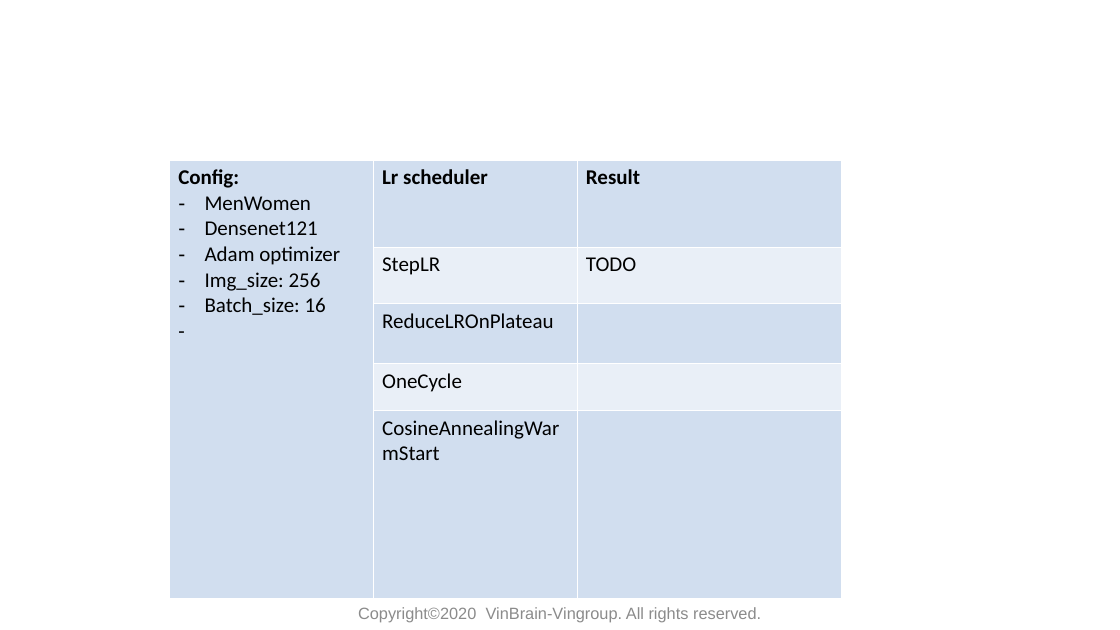
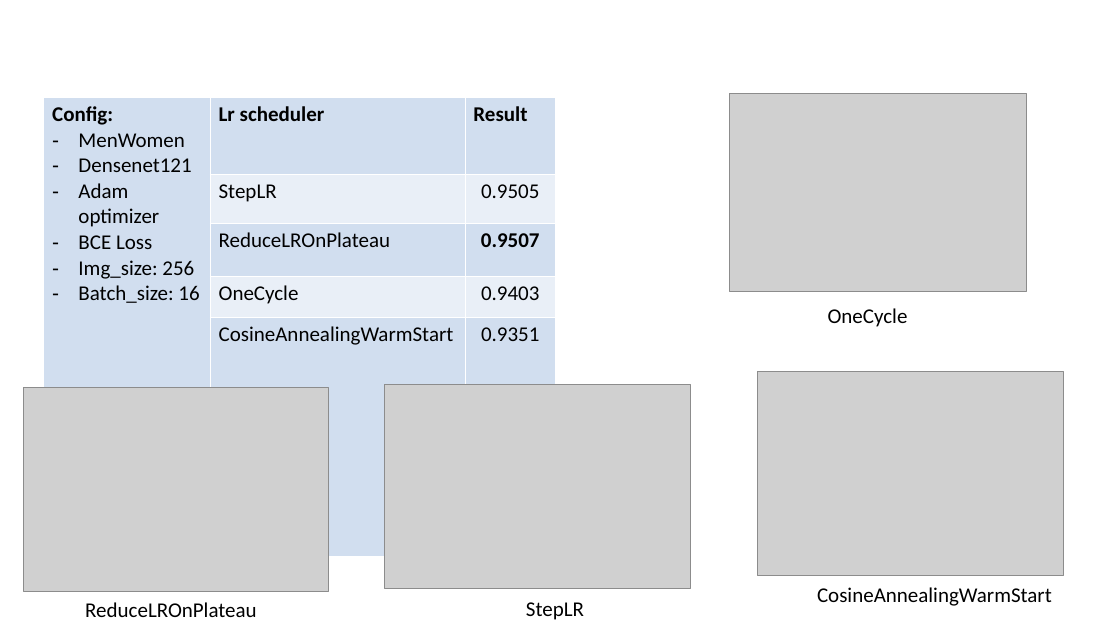
Before and after one commit to huyentls1114/vinbrain-internship, a slide deck: slide 16 of mid_term/mid_term_v2.pptx. Drawn at 1120x630 pixels with LibreOffice and Linux fonts; fonts in the diff are those of the drawing; grey boxes stand for pictures; background and template pictures are left out. Boxes give left, top, right and bottom in pixels: in the first picture for what was removed or moved away, otherwise in the second. Text is boxed around its words. In the diff, an @@ line names an element or a change of style, - is before the commit and + after.

```diff
--- a/mid_term/mid_term_v2.pptx
+++ b/mid_term/mid_term_v2.pptx
@@ table at [44, 97, 555, 370] @@
-row 1, column 1: Config: / MenWomen / Densenet121 / Adam optimizer / Img_size: 256 / Batch_size: 16 / -
+row 1, column 1: Config: / MenWomen / Densenet121 / Adam optimizer / BCE Loss / Img_size: 256 / Batch_size: 16
-row 2, column 3: TODO
+row 2, column 3: 0.9505
-row 3, column 3: 
+row 3, column 3: 0.9507
-row 4, column 3: 
+row 4, column 3: 0.9403
-row 5, column 3: 
+row 5, column 3: 0.9351
@@ table: place and size @@
-table at [170, 160, 843, 470]
+table at [44, 97, 555, 370]
@@ picture added at [729, 93, 1027, 292] @@
@@ text added at [828, 308, 908, 327], 18 pt, text #000000 @@
+OneCycle
@@ picture added at [24, 387, 329, 591] @@
@@ picture added at [385, 385, 690, 588] @@
@@ picture added at [758, 372, 1063, 576] @@
@@ text added at [817, 587, 1052, 606], 18 pt, text #000000 @@
+CosineAnnealingWarmStart
@@ text added at [85, 602, 257, 617], 18 pt, text #000000 @@
+ReduceLROnPlateau
@@ text removed at [358, 607, 761, 622] @@
-Copyright©2020 VinBrain-Vingroup. All rights reserved.
@@ text added at [526, 602, 584, 620], 18 pt, text #000000 @@
+StepLR
```
Also in this commit, not shown: 1 other slide changed, 1 other file.
